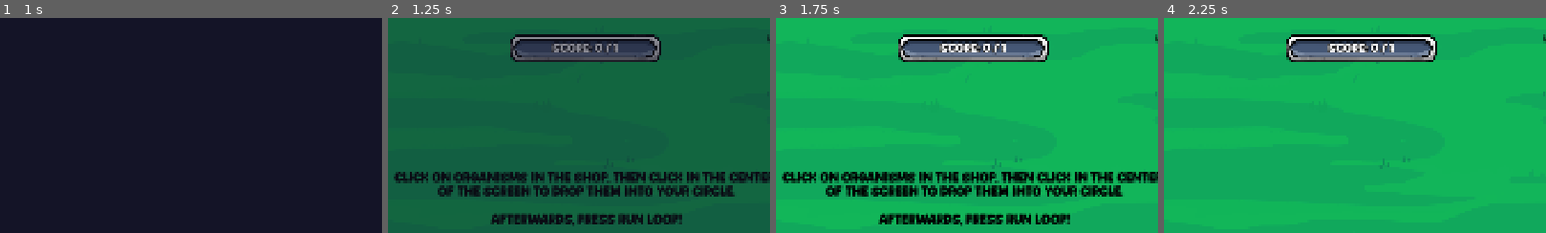
Above: before the commit, frames 1-4 (left to right).
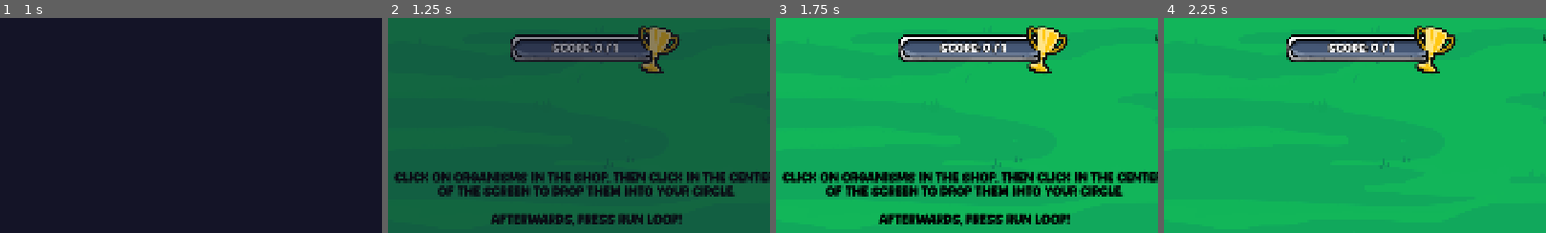
Above: after the commit, the same moments.

Repository: elliotfontaine/gmtk-2025-submission
Game: Godot game, scene res://scenes/main_menu.tscn
Two runs of this game, one before a commit and one after it. Both use one fixed random seed, a clock stepped at 60 frames per second and the inputs below. The engine's default icon, where the game draws it, is replaced by a stand-in: a white triangle on a blue panel in a dark square.
Inputs (mouse positions are % of the whole screen's width and height, from its top left):
- Up to frame 1 (1 s): click "play" at 0.5 s
- Up to frame 2 (1.25 s): no input
- Up to frame 3 (1.75 s): tap Enter at 1.25 s; move the mouse to (72, 45) at 1.27 s; hold D from 1.28 s (still down); hold Shift from 1.28 s (still down); click (72, 45) at 1.42 s
- Up to frame 4 (2.25 s): release D at 2 s; release Shift at 2 s; click (8, 48) at 2 s
The pictures show only the part of the screen within x 38-88%, y 0-50%; the shares and areas given below are measured in that part.

Frame 1 is identical in both runs. In frame 2, 1.4% of the frame differs, in the area x 65-77%, y 3-26%; in frame 3, 1.4%; in frame 4, 1.4%.

Commit message:
Update world.tscn

Diff:
--- a/scenes/world.tscn
+++ b/scenes/world.tscn
@@ -12,6 +12,7 @@
 [ext_resource type="AudioStream" uid="uid://dm5knn6xtsp0n" path="res://assets/audio/sfx/buttons/Click.wav" id="5_w7kh3"]
 [ext_resource type="Texture2D" uid="uid://t4yejuuqutgx" path="res://assets/sprites/ui/money.png" id="8_4mrxx"]
 [ext_resource type="Script" uid="uid://csi3rjnr5grfn" path="res://audio/sound_button.gd" id="10_e3hyu"]
+[ext_resource type="Texture2D" uid="uid://bpp6y6nm6gyvg" path="res://assets/sprites/ui/large_trophy.png" id="11_dss4m"]
 [ext_resource type="Script" uid="uid://ery8xjes8428" path="res://audio/sound_texture_button.gd" id="11_jhx03"]
 [ext_resource type="Texture2D" uid="uid://ox3x837kbn5s" path="res://assets/sprites/ui/settings_button.png" id="11_o8fc1"]
 [ext_resource type="PackedScene" uid="uid://b5v2jtkaohm20" path="res://scenes/ui/settings.tscn" id="14_xo05s"]
@@ -146,6 +147,7 @@
 unique_name_in_owner = true
 custom_minimum_size = Vector2(380, 50)
 layout_mode = 2
+mouse_filter = 2
 step = 1.0
 value = 50.0
 show_percentage = false
@@ -160,6 +162,10 @@
 text = "SCORE:"
 horizontal_alignment = 1
 vertical_alignment = 1
+
+[node name="Sprite2D" type="Sprite2D" parent="UI/MarginContainer/HBoxContainer/ScoreContainer"]
+position = Vector2(373, 40)
+texture = ExtResource("11_dss4m")
 
 [node name="ButtonAdd" type="Button" parent="UI/MarginContainer/HBoxContainer"]
 visible = false
Not shown: 1 places in scenes/world.tscn that only renumber resources
